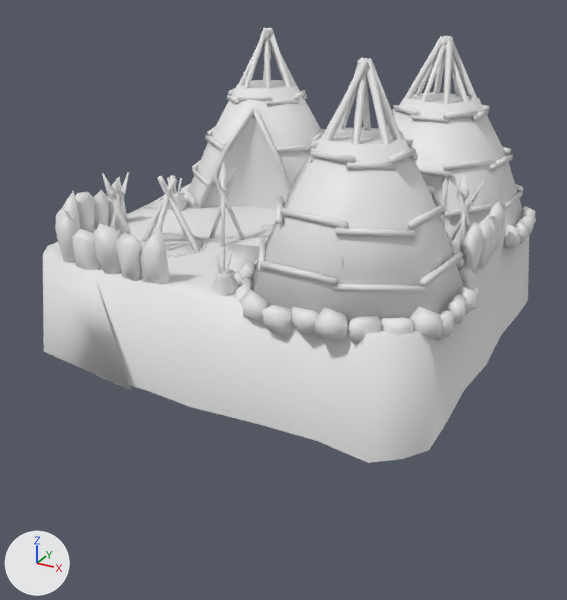
The COLLADA model art/meshes/structural/paiute/colony.dae: old version first, new version second.
The view is the same before and after, from a 50 mm camera at (21.6, -41.7, 16.2) aimed at (-0.4, -1.8, -3.7). Every picture has the same lights, and +X, +Y and +Z are marked at lower left. Where no turn or scale is listed for an object, it has been applied to the vertices.

Script lines for the objects in view, before the commit:
```python
me_cubo_29518 = bpy.data.meshes.new('Cubo.29518')
me_cubo_29518.from_pydata(...)  # 3272 vertices, 5252 faces; spans x -12.7..12.7, y -12.5..13.1, z -5.9..11.8
me_cubo_29518.materials.append(mat_textura_paiute)  # its picture is missing
# before: 139 (-7.7, 1.8, 0.2), 140 (-2.6, 3.5, 0.2), 141 (-3.9, 3.5, 4.5), 142 (-7.2, 2.5, 4.5) at pixel (224, 145), 158 (-5.4, 3.2, 0.2)
# before: 159 (-5.5, 3.1, 6.6) at pixel (251, 114)
ob_colony = bpy.data.objects.new('colony', me_cubo_29518)
ob_colony.location = (0.0, 0.0, 0.0)
```
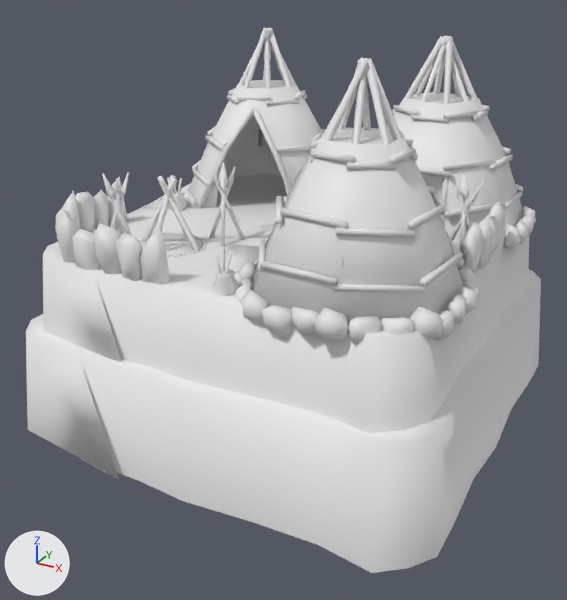
The change in detail:
me_cubo_29518 has 3272 vertices, 5252 faces and spans x -12.7..12.7, y -12.5..13.1, z -5.9..11.8.
me_cubo_29518 is used by ob_colony; location (0.0, 0.0, 0.0).
Verts and faces of me_cubo_29518; kept vertices keep their numbers, new ones are numbered from 3272.
me_cubo_29518 part 1: the loose piece of 113 vertices spanning x -12.7..12.3, y -12.5..13.1, z -5.9..0.3 is copied, and the copy is scaled about its middle by 1.1, then moved by (0.0, 0.0, -5.0); it spans x -13.9..13.5, y -13.7..14.3, z -11.2..-4.4.
Part 2, on me_cubo_29518:
Vertices deleted: 158, 159 (with the faces that use them).

Location of each change, [x1, y1, x2, y2] in pixels of the pictures (567 x 600 px):
'colony', reshaped (25% taller)
    before: [43, 27, 536, 463]
    after: [26, 27, 541, 573]
part 1 of me_cubo_29518, added
    after: [26, 270, 541, 573]
part 2 of me_cubo_29518, deleted
    before: [216, 116, 287, 209]
